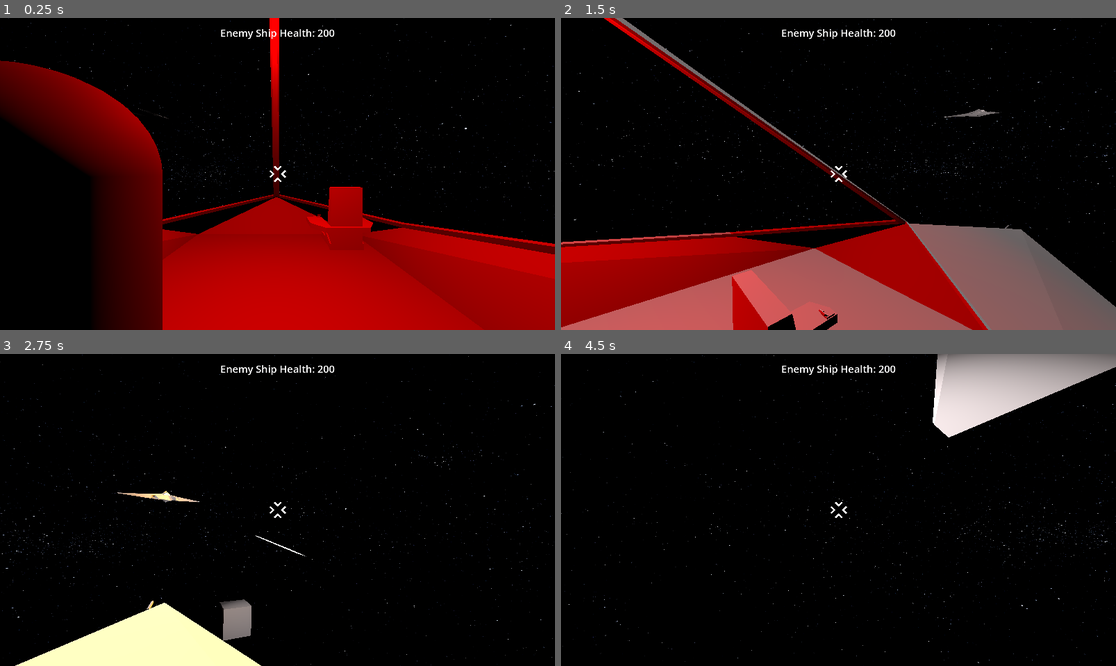
Above: before the commit, frames 1-4 (two rows, left to right).
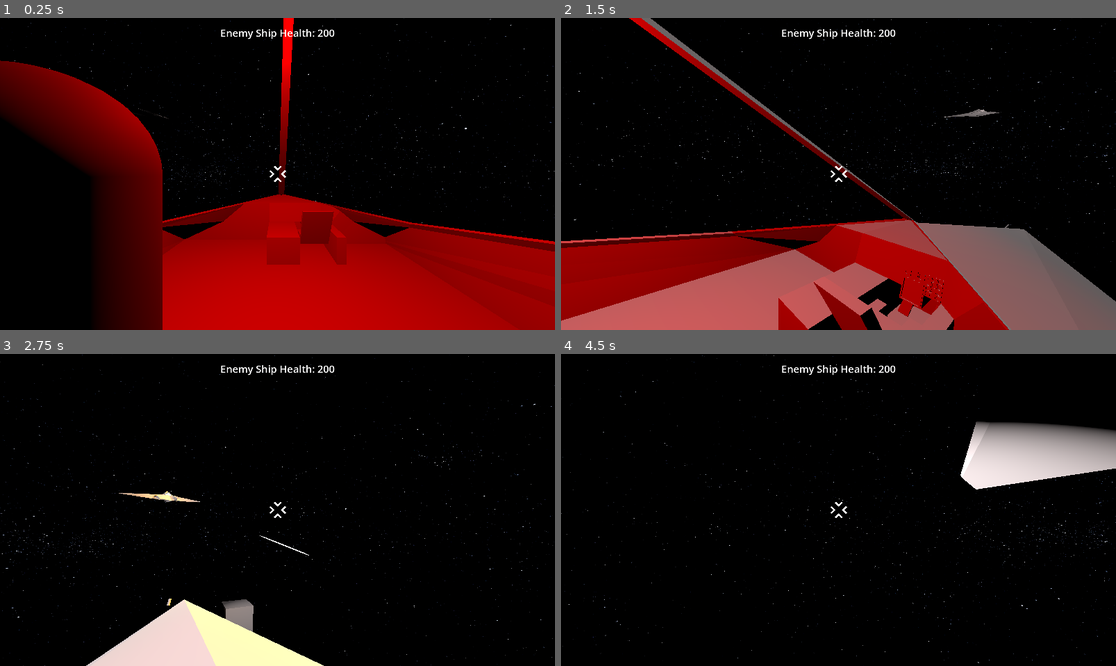
Above: after the commit, the same moments.

Repository: Greenwolf8/UntitledSpaceGame
Game: Godot game, scene res://Map.tscn
The game is run twice, just before and just after one commit, with the same random seed, the same clock (stepped at 60 frames per second) and the same inputs.
Inputs (mouse positions are in pixels of both pictures, inside the frame that each line leads up to):
- Up to frame 1 (0.25 s): no input
- Up to frame 2 (1.5 s): tap Enter at 0.5 s; move the mouse to (866, 174) at 0.52 s; hold W (move_forward) from 0.53 s (still down); tap C (camera_lock) at 0.6 s; tap Space (jump) at 0.77 s; move the mouse to (810, 174) at 1.27 s; tap F (fire) at 1.35 s
- Up to frame 3 (2.75 s): keep holding W (move_forward); tap Space (jump) at 1.52 s; move the mouse to (288, 503) at 2.02 s; tap E (interact) at 2.1 s
- Up to frame 4 (4.5 s): keep holding W (move_forward); move the mouse to (832, 516) at 2.77 s; tap Shift (sprint) at 2.85 s; tap Space (jump) at 3.02, 3.77 s; move the mouse to (877, 513) at 3.52 s; tap Alt at 3.6 s; move the mouse to (794, 506) at 4.27 s; tap C (camera_lock) at 4.35 s

The runs differ from the first frame. In frame 1, 6.9% of the frame differs, in the area x 29-100%, y 0-86%; in frame 2, 12%, in the area x 0-100%, y 0-100%; in frame 3, 5.8%; in frame 4, 10%.

Commit message:
fix: Add new WIP ship model
Replaced old ship model with new one that has more detailed cockpit, although it is still heavily WIP

Diff:
--- a/Ship.tscn
+++ b/Ship.tscn
@@ -1,7 +1,7 @@
 [gd_scene load_steps=16 format=3 uid="uid://b3ovqfvf46vnf"]
 
 [ext_resource type="Script" uid="uid://dmt2egmpr1xr6" path="res://Ship.gd" id="1_ix3uc"]
-[ext_resource type="PackedScene" uid="uid://caf4dxmt3a5uf" path="res://AVRO.VULCAN_GAME.fbx" id="1_xljvd"]
+[ext_resource type="PackedScene" uid="uid://c47xfpp33sxfd" path="res://AVRO.VULCAN.glb" id="2_qyh8x"]
 [ext_resource type="PackedScene" uid="uid://c7h767qtyhoo2" path="res://Player.tscn" id="3_ix3uc"]
 [ext_resource type="Script" uid="uid://btypiqakceoob" path="res://player2r.gd" id="4_7se24"]
 [ext_resource type="Texture2D" uid="uid://c5qd8jx3qark7" path="res://player/reticle.png" id="4_s441t"]
@@ -9,23 +9,24 @@
 [ext_resource type="PackedScene" uid="uid://dv22jiaawgv6j" path="res://Cannon.tscn" id="7_qyh8x"]
 
 [sub_resource type="BoxShape3D" id="BoxShape3D_oam5h"]
+size = Vector3(1.4182129, 1.0645142, 0.7264404)
 
 [sub_resource type="CapsuleShape3D" id="CapsuleShape3D_7se24"]
 
 [sub_resource type="CapsuleMesh" id="CapsuleMesh_ix3uc"]
+
+[sub_resource type="BoxShape3D" id="BoxShape3D_qyh8x"]
+size = Vector3(1, 0.3516693, 1)
+
+[sub_resource type="BoxShape3D" id="BoxShape3D_0p50t"]
+size = Vector3(4.6914063, 0.9174118, 0.8014221)
+
+[sub_resource type="BoxShape3D" id="BoxShape3D_oj4er"]
 
 [sub_resource type="BoxShape3D" id="BoxShape3D_xljvd"]
 
 [sub_resource type="BoxShape3D" id="BoxShape3D_h40nn"]
 size = Vector3(0.58647156, 1.5792236, 1)
-
-[sub_resource type="BoxShape3D" id="BoxShape3D_qyh8x"]
-size = Vector3(1, 0.3516693, 1)
-
-[sub_resource type="BoxShape3D" id="BoxShape3D_0p50t"]
-size = Vector3(4.6914063, 0.9174118, 0.8014221)
-
-[sub_resource type="BoxShape3D" id="BoxShape3D_oj4er"]
 
 [node name="Avro Vulcan" type="Node3D"]
 transform = Transform3D(1, 0, 0, 0, 1, 0, 0, 0, 1, -45.41161, -2.0379658, 0)
@@ -39,13 +40,11 @@
 angular_damp = 3.0
 script = ExtResource("1_ix3uc")
 
-[node name="AVRO_VULCAN_GAME" parent="Ship" instance=ExtResource("1_xljvd")]
-physics_interpolation_mode = 1
-transform = Transform3D(1, 0, 0, 0, 1, 0, 4.656613e-10, 0, 1, 0, 0, 0.023462296)
+[node name="AVRO_VULCAN" parent="Ship" instance=ExtResource("2_qyh8x")]
 
 [node name="Camera3D" type="Camera3D" parent="Ship"]
 unique_name_in_owner = true
-transform = Transform3D(-4.371139e-08, 0, 1, 0, 1, 0, -1, 0, -4.371139e-08, 20.757832, 6.2331905, -0.98798)
+transform = Transform3D(-4.371139e-08, 0, 1, 0, 1, 0, -1, 0, -4.371139e-08, 20.298231, 5.9077797, -0.67497003)
 
 [node name="OmniLight3D" type="OmniLight3D" parent="Ship"]
 unique_name_in_owner = true
@@ -76,7 +75,7 @@
 collision_mask = 0
 
 [node name="ChairCollider" type="CollisionShape3D" parent="Ship/Chair"]
-transform = Transform3D(0.75, 0, 0, 0, 1, 0, 0, 0, 1, 20.800072, 5.749711, -1.037703)
+transform = Transform3D(1, 0, 0, 0, 1, 0, 0, 0, 1, 19.724041, 5.1382627, -0.70475626)
 shape = SubResource("BoxShape3D_oam5h")
 
 [node name="Player2" parent="Ship" node_paths=PackedStringArray("camera") groups=["Player"] instance=ExtResource("3_ix3uc")]
@@ -189,34 +188,6 @@
 
 [node name="Cannon" parent="Ship/Hardpoint_1" instance=ExtResource("7_qyh8x")]
 
-[node name="Interior" type="Area3D" parent="Ship"]
-collision_layer = 2
-collision_mask = 0
-
-[node name="CollisionShape3D" type="CollisionShape3D" parent="Ship/Interior"]
-transform = Transform3D(9, 0, 0, 0, 1, 0, 0, 0, 5, 23.042404, 4.0701466, 0.15478945)
-shape = SubResource("BoxShape3D_xljvd")
-
-[node name="CollisionShape3D2" type="CollisionShape3D" parent="Ship/Interior"]
-transform = Transform3D(14, 0, 0, 0, 2, 0, 0, 0, 1, 24.198185, 3.746964, -2.780931)
-shape = SubResource("BoxShape3D_h40nn")
-
-[node name="CollisionShape3D3" type="CollisionShape3D" parent="Ship/Interior"]
-transform = Transform3D(14, 0, 0, 0, 2, 0, 0, 0, 1, 24.284073, 3.8518858, 3.14751)
-shape = SubResource("BoxShape3D_h40nn")
-
-[node name="CollisionShape3D4" type="CollisionShape3D" parent="Ship/Interior"]
-transform = Transform3D(-7.8457546, 0, 0.70090926, 0, 2, 0, -7.7100024, 0, -0.71325034, 18.755127, 3.8362508, 1.7786459)
-shape = SubResource("BoxShape3D_h40nn")
-
-[node name="CollisionShape3D5" type="CollisionShape3D" parent="Ship/Interior"]
-transform = Transform3D(7.710001, 0, 0.7132504, 0, 2, 0, -7.845754, 0, 0.7009092, 19.03668, 3.7833147, -1.7876729)
-shape = SubResource("BoxShape3D_h40nn")
-
-[node name="CollisionShape3D6" type="CollisionShape3D" parent="Ship/Interior"]
-transform = Transform3D(-4.808253e-07, 0, 1, 0, 2.5, 0, -11, 0, -4.371139e-08, 28.357746, 6.2384057, 0.15352356)
-shape = SubResource("BoxShape3D_h40nn")
-
 [node name="Exterior" type="Area3D" parent="Ship"]
 unique_name_in_owner = true
 collision_layer = 128
@@ -245,3 +216,31 @@
 offset_right = 68.0
 offset_bottom = 107.0
 theme_override_font_sizes/font_size = 25
+
+[node name="Interior" type="StaticBody3D" parent="Ship"]
+collision_layer = 2
+collision_mask = 0
+
+[node name="CollisionShape3D" type="CollisionShape3D" parent="Ship/Interior"]
+transform = Transform3D(9, 0, 0, 0, 1, 0, 0, 0, 5, 23.042404, 4.0701466, 0.15478945)
+shape = SubResource("BoxShape3D_xljvd")
+
+[node name="CollisionShape3D2" type="CollisionShape3D" parent="Ship/Interior"]
+transform = Transform3D(14, 0, 0, 0, 2, 0, 0, 0, 1, 24.198185, 3.746964, -2.780931)
+shape = SubResource("BoxShape3D_h40nn")
+
+[node name="CollisionShape3D3" type="CollisionShape3D" parent="Ship/Interior"]
+transform = Transform3D(14, 0, 0, 0, 2, 0, 0, 0, 1, 24.284073, 3.8518858, 3.14751)
+shape = SubResource("BoxShape3D_h40nn")
+
+[node name="CollisionShape3D4" type="CollisionShape3D" parent="Ship/Interior"]
+transform = Transform3D(-7.8457546, 0, 0.70090926, 0, 2, 0, -7.7100024, 0, -0.71325034, 18.755127, 3.8362508, 1.7786459)
+shape = SubResource("BoxShape3D_h40nn")
+
+[node name="CollisionShape3D5" type="CollisionShape3D" parent="Ship/Interior"]
+transform = Transform3D(7.710001, 0, 0.7132504, 0, 2, 0, -7.845754, 0, 0.7009092, 19.03668, 3.7833147, -1.7876729)
+shape = SubResource("BoxShape3D_h40nn")
+
+[node name="CollisionShape3D6" type="CollisionShape3D" parent="Ship/Interior"]
+transform = Transform3D(-4.808253e-07, 0, 1, 0, 2.5, 0, -11, 0, -4.371139e-08, 28.357746, 6.2384057, 0.15352356)
+shape = SubResource("BoxShape3D_h40nn")
Binary file added: AVRO.VULCAN.glb
Not shown, changed: AVRO.VULCAN.glb.import
Binary file removed: AVRO.VULCAN_GAME-colony.fbx
